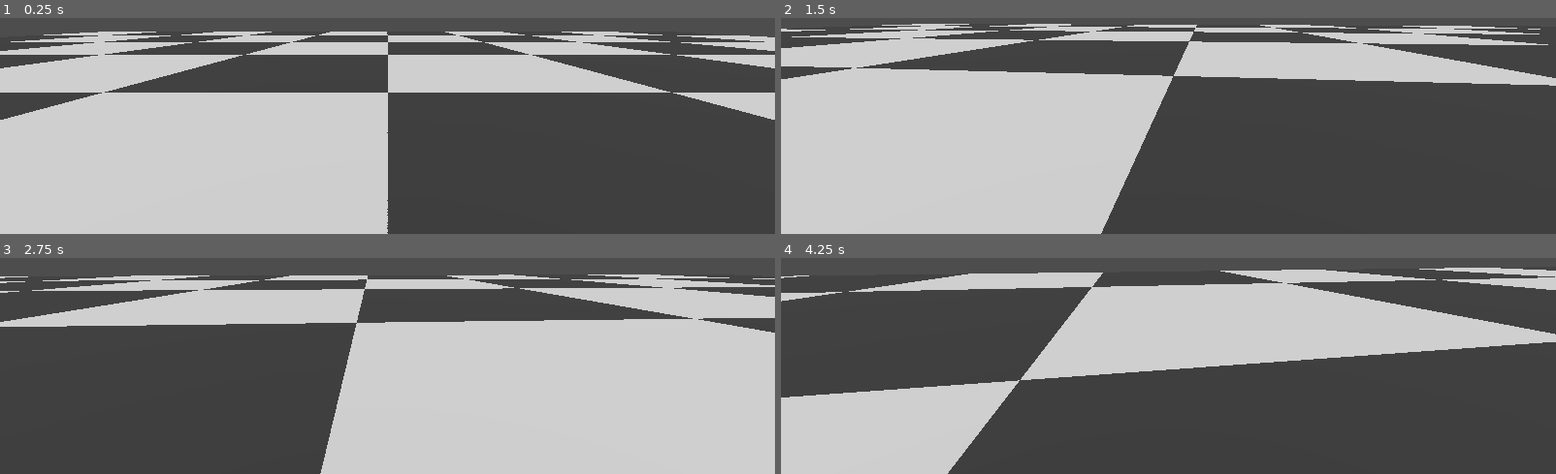
Above: before the commit, frames 1-4 (two rows, left to right).
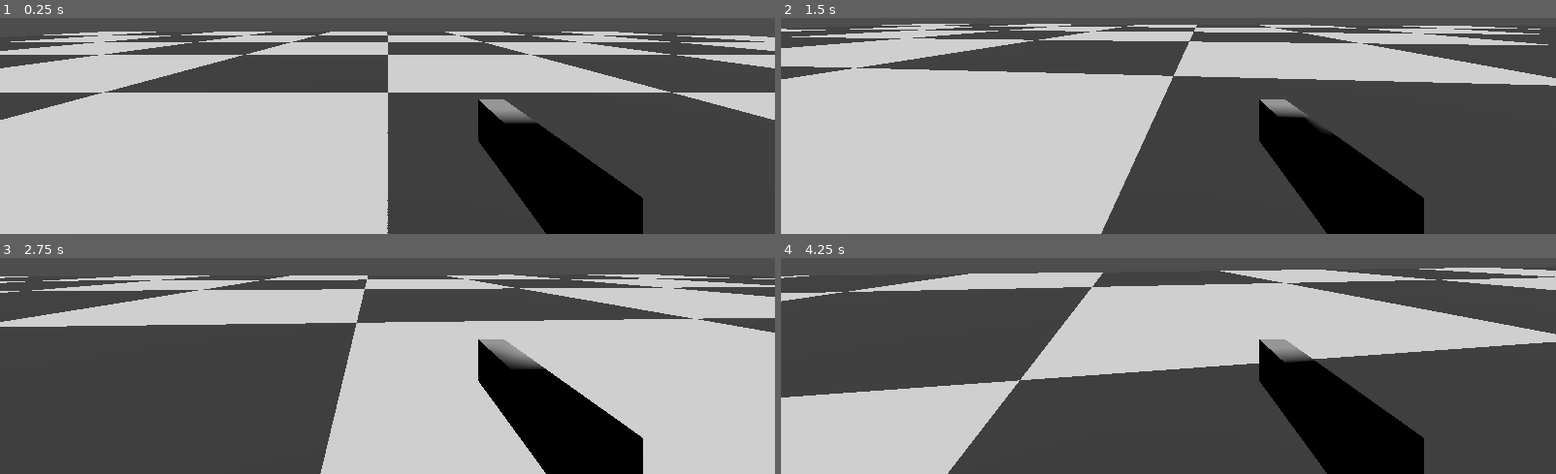
Above: after the commit, the same moments.

Repository: sysma1997/godot-shooter-3d
Game: Godot game, scene res://testing.tscn
Two runs of this game, one before a commit and one after it. Both use one fixed random seed, a clock stepped at 60 frames per second and the inputs below.
Inputs (mouse positions are in pixels of both pictures, inside the frame that each line leads up to):
- Up to frame 1 (0.25 s): no input
- Up to frame 2 (1.5 s): tap Enter (ui_accept) at 0.5, 0.77 s; move the mouse to (outside the picture) at 0.52 s; press the mouse at (outside the picture) at 0.53 s; hold W (move_forward) from 0.53 s (still down); move the mouse to (1129, 18) at 1.27 s; release the mouse at (1129, 18) at 1.28 s; tap Shift (sprint) at 1.35 s
- Up to frame 3 (2.75 s): keep holding W (move_forward); tap Enter (ui_accept) at 1.52 s; click (348, 258) at 1.55 s; move the mouse to (outside the picture) at 2.02 s; press the mouse at (outside the picture) at 2.03 s
- Up to frame 4 (4.25 s): keep holding W (move_forward); move the mouse to (1160, 264) at 2.77 s; release the mouse at (1160, 264) at 2.78 s; click (1160, 264) at 2.85 s; tap Enter (ui_accept) at 3.02, 3.77 s; move the mouse to (1222, 262) at 3.52 s; hold Shift (sprint) from 3.53 s (still down); click (1222, 262) at 3.8 s; tap R (reload, bound only after the commit) at 4.15 s

The runs differ from the first frame. In frame 1, 7.2% of the frame differs, in the area x 61-83%, y 37-100%; in frame 2, 7.2%; in frame 3, 7.3%; in frame 4, 7.3%.

Commit message:
Added weapon controller

Diff:
--- a/assets/textures/checkboard.tres
+++ /dev/null
@@ -1,3 +0,0 @@
-[gd_resource type="ImageTexture" format=3 uid="uid://o1gkwnmwqx2l"]
-
-[resource]
--- a/entities/player.gd
+++ b/entities/player.gd
@@ -2,6 +2,7 @@
 
 @onready var head: Node3D = $Head
 @onready var camera: Camera3D = $Head/Camera
+@onready var weapon_controller: WeaponController = $Head/WeaponVisual
 
 @export var walk_speed := 5.0
 @export var sprint_speed := 8.0
@@ -28,6 +29,17 @@
 		else:
 			Input.set_mouse_mode(Input.MOUSE_MODE_CAPTURED)
 
+	if event.is_action_pressed("fire"):
+		if not weapon_controller.current_weapon.is_automatic:
+			weapon_controller.fire()
+	if event.is_action_pressed("reload"):
+		weapon_controller.reload()
+
+func _process(delta: float) -> void:
+	if weapon_controller and weapon_controller.current_weapon:
+		if weapon_controller.current_weapon.is_automatic:
+			if Input.is_action_pressed("fire"):
+				weapon_controller.fire()
 func _physics_process(delta: float) -> void:
 	if not is_on_floor():
 		velocity.y -= gravity * delta
--- a/entities/player.tscn
+++ b/entities/player.tscn
@@ -1,6 +1,8 @@
 [gd_scene format=3 uid="uid://bxka2j5t4ku06"]
 
-[ext_resource type="Script" uid="uid://bekxo4licsmlm" path="res://entities/player.gd" id="1_merdl"]
+[ext_resource type="Script" uid="uid://bkidy6c1n1wcr" path="res://entities/player.gd" id="1_merdl"]
+[ext_resource type="PackedScene" uid="uid://dlh2fr4nbpycr" path="res://weapons/weapon_visual.tscn" id="2_e4p34"]
+[ext_resource type="Resource" uid="uid://svxp71sgi6j" path="res://weapons/data/pistol_data.tres" id="3_rfe5m"]
 
 [sub_resource type="CapsuleShape3D" id="CapsuleShape3D_merdl"]
 
@@ -19,6 +21,10 @@
 
 [node name="Camera" type="Camera3D" parent="Head" unique_id=1721300751]
 
+[node name="WeaponVisual" parent="Head" unique_id=1289547587 instance=ExtResource("2_e4p34")]
+transform = Transform3D(1, 0, 0, 0, 1, 0, 0, 0, 1, 0.2, -0.2, -0.4)
+current_weapon = ExtResource("3_rfe5m")
+
 [node name="FootRay" type="RayCast3D" parent="." unique_id=248643834]
 
 [node name="Components" type="Node3D" parent="." unique_id=1348958615]
--- a/project.godot
+++ b/project.godot
@@ -46,6 +46,16 @@
 "events": [Object(InputEventKey,"resource_local_to_scene":false,"resource_name":"","device":-1,"window_id":0,"alt_press …(195 unchanged characters)…
 ]
 }
+fire={
+"deadzone": 0.2,
+"events": [Object(InputEventMouseButton,"resource_local_to_scene":false,"resource_name":"","device":-1,"window_id":0,"alt_pressed":false,"shift_pressed":false,"ctrl_pressed":false,"meta_pressed":false,"button_mask":1,"position":Vector2(198, 14),"global_position":Vector2(207, 62),"factor":1.0,"button_index":1,"canceled":false,"pressed":true,"double_click":false,"script":null)
+]
+}
+reload={
+"deadzone": 0.2,
+"events": [Object(InputEventKey,"resource_local_to_scene":false,"resource_name":"","device":-1,"window_id":0,"alt_pressed":false,"shift_pressed":false,"ctrl_pressed":false,"meta_pressed":false,"pressed":false,"keycode":0,"physical_keycode":82,"key_label":0,"unicode":114,"location":0,"echo":false,"script":null)
+]
+}
 
 [physics]
 
--- a/shared/checkerboard_floor.tres
+++ /dev/null
@@ -1,5 +0,0 @@
-[gd_resource type="StandardMaterial3D" format=3 uid="uid://c5toh1814enie"]
-
-[resource]
-roughness = 0.8
-uv1_scale = Vector3(10, 10, 10)
--- a/shared/checkerboard_texture.gd
+++ /dev/null
@@ -1,27 +0,0 @@
-# Crea una textura de ajedrez y la guarda como recurso .tres
-@tool
-extends EditorScript
-
-func _run() -> void:
-	var size := 512  # resolución de la textura
-	var squares := 8  # número de cuadros por lado
-	var square_size := size / squares
-
-	var image := Image.create(size, size, false, Image.FORMAT_RGB8)
-
-	for x in range(size):
-		for y in range(size):
-			var square_x := int(x / square_size)
-			var square_y := int(y / square_size)
-			var is_white := (square_x + square_y) % 2 == 0
-
-			# Colores: gris claro y gris oscuro (no blanco puro)
-			var color := Color(0.8, 0.8, 0.8) if is_white else Color(0.2, 0.2, 0.2)
-			image.set_pixel(x, y, color)
-
-	var texture := ImageTexture.create_from_image(image)
-
-	# Guardar la textura
-	var save_path := "res://assets/textures/checkerboard.tres"
-	ResourceSaver.save(texture, save_path)
-	print("Textura guardada en: ", save_path)
--- /dev/null
+++ b/weapons/data/pistol_data.tres
@@ -0,0 +1,17 @@
+[gd_resource type="Resource" script_class="WeaponData" format=3 uid="uid://svxp71sgi6j"]
+
+[ext_resource type="Script" uid="uid://cdh6nga6005wc" path="res://weapons/weapon_data.gd" id="1_23qtt"]
+
+[resource]
+script = ExtResource("1_23qtt")
+name = "Pistol"
+fire_rate = 0.5
+damage = 25.0
+max_range = 50.0
+magazine_size = 12
+total_ammo = 60
+reload_time = 1.2
+spread_angle = 0.3
+recoil_vertical = 0.15
+recoil_horizontal = 0.08
+metadata/_custom_type_script = "uid://cdh6nga6005wc"
--- /dev/null
+++ b/weapons/data/rifle_data.tres
@@ -0,0 +1,14 @@
+[gd_resource type="Resource" script_class="WeaponData" format=3 uid="uid://bopt4640lffgm"]
+
+[ext_resource type="Script" uid="uid://cdh6nga6005wc" path="res://weapons/weapon_data.gd" id="1_mn5xv"]
+
+[resource]
+script = ExtResource("1_mn5xv")
+name = "Assault Rifle"
+is_automatic = true
+damage = 15.0
+reload_time = 2.0
+spread_angle = 0.8
+recoil_vertical = 0.3
+recoil_horizontal = 0.15
+metadata/_custom_type_script = "uid://cdh6nga6005wc"
--- /dev/null
+++ b/weapons/weapon_controller.gd
@@ -0,0 +1,123 @@
+class_name WeaponController extends Node3D
+# Señales
+signal weapon_fired(weapon_data: WeaponData)
+signal ammo_changed(magazine: int, total: int)
+signal reload_started(reload_time: float)
+signal reload_finished()
+# Referencia al arma actual
+@export var current_weapon: WeaponData
+@onready var muzzle: Marker3D = $Muzzle
+@onready var muzzle_flash: GPUParticles3D = $MuzzleFlash
+@onready var anim_player: AnimationPlayer = $AnimationPlayer
+
+# Estados internos
+var current_magazine_ammo: int
+var current_total_ammo: int
+var can_fire: bool = true
+var is_reloading: bool = false
+var fire_timer: float = 0.0
+
+func _ready() -> void:
+	if current_weapon:
+		initialize_weapon(current_weapon)
+
+func _process(delta: float) -> void:
+	if fire_timer > 0:
+		fire_timer -= delta
+
+func initialize_weapon(weapon: WeaponData) -> void:
+	current_weapon = weapon
+	current_magazine_ammo = weapon.magazine_size
+	current_total_ammo = weapon.total_ammo
+	can_fire = true
+	is_reloading = false
+	ammo_changed.emit(current_magazine_ammo, current_total_ammo)
+
+func fire() -> void:
+	# Verificaciones
+	if not can_fire: return
+	if is_reloading: return
+	if fire_timer > 0: return
+	if current_magazine_ammo <= 0:
+		reload()
+		return
+
+	current_magazine_ammo -= 1
+	fire_timer = current_weapon.fire_rate
+	ammo_changed.emit(current_magazine_ammo, current_total_ammo)
+	# Efectos visuales
+	_show_muzzle_flash()
+	# Realizar el disparo
+	_perform_raycast()
+	# Recoil visual
+	_apply_recoil()
+
+	# Señal de disparo
+	weapon_fired.emit(current_weapon)
+
+	# Auto-recarga si esta vacio
+	if current_magazine_ammo <= 0 and current_total_ammo > 0:
+		reload()
+
+func _perform_raycast() -> void:
+	var space_state = get_world_3d().direct_space_state
+	var camera = get_viewport().get_camera_3d()
+	# Calcular direccion con dispersion
+	var direction = -camera.global_transform.basis.z # Hacia adelante
+	var spread = deg_to_rad(current_weapon.spread_angle)
+	direction = direction.rotated(Vector3.RIGHT, randf_range(-spread, spread))
+	direction = direction.rotated(Vector3.UP, randf_range(-spread, spread))
+	# Configuracion del RayCast
+	var query = PhysicsRayQueryParameters3D.create(
+		camera.global_position,
+		camera.global_position + direction * current_weapon.max_range
+	)
+	var result = space_state.intersect_ray(query)
+
+	if result:
+		# Impacto algo
+		var hit_point = result.position
+		var hit_normal = result.normal
+		var hit_object = result.collider
+		print("Impacto en: ", hit_object.name, " a ", hit_point)
+		# Efecto impacto
+		# _spawn_impact_effect(hit_point, hit_normal)
+func reload() -> void:
+	if is_reloading: return
+	if current_magazine_ammo >= current_weapon.magazine_size: return
+	if current_total_ammo <= 0: return
+
+	is_reloading = true
+	can_fire = false
+	reload_started.emit(current_weapon.reload_time)
+	# Simular tiempo de carga
+	await get_tree().create_timer(current_weapon.reload_time).timeout
+	# Calcular cuantas balas necesitamos
+	var needed = current_weapon.magazine_size - current_magazine_ammo
+	var to_reload = min(needed, current_total_ammo)
+
+	current_magazine_ammo += to_reload
+	current_total_ammo -= to_reload
+
+	is_reloading = false
+	can_fire = true
+	ammo_changed.emit(current_magazine_ammo, current_total_ammo)
+	reload_finished.emit()
+
+func _show_muzzle_flash() -> void:
+	if muzzle_flash:
+		muzzle_flash.restart()
+		muzzle_flash.emitting = true
+		await get_tree().create_timer(0.05).timeout
+		muzzle_flash.emitting = false
+func _apply_recoil() -> void:
+	# Rotacion ligera hacia arriba
+	var recoil_rot = Vector3(
+		-current_weapon.recoil_vertical * 0.01,
+		randf_range(-current_weapon.recoil_horizontal, current_weapon.recoil_horizontal) * 0.01,
+		0
+	)
+	rotation += recoil_rot
+
+	var tween = create_tween()
+	tween.tween_property(self, "rotation", Vector3.ZERO, 0.1)
--- /dev/null
+++ b/weapons/weapon_data.gd
@@ -0,0 +1,21 @@
+class_name WeaponData extends Resource
+# Identidad
+@export var name: String = "Unnamed Weapon"
+@export var icon: Texture2D
+# Disparo
+@export var fire_rate: float = 0.1          # Tiempo de disparos (segundos)
+@export var is_automatic: bool = false      # Disparo continuo al mantener el click
+@export var damage: float = 10.0            # Daño de cada disparo
+@export var max_range: float = 100.0        # Alcance maximo en metros
+# Municion
+@export var magazine_size: int = 30         # Balas por cargador
+@export var total_ammo: int = 120           # Municion total Disponible
+@export var reload_time: float = 1.5        # Tiempo de recarga (segundos)
+# Disparo / Recoil
+@export var spread_angle: float = 0.5       # Angulo de dispersion en grados
+@export var recoil_vertical: float = 0.2    # Cuanto sube el arma al disparar
+@export var recoil_horizontal: float = 0.1  # Cuanto se mueve lateral
+# Visual y sonido
+@export var muzzle_flash_scene: PackedScene
+@export var fire_sound: AudioStream
+@export var impact_effect: PackedScene
--- /dev/null
+++ b/weapons/weapon_visual.tscn
@@ -0,0 +1,21 @@
+[gd_scene format=3 uid="uid://dlh2fr4nbpycr"]
+
+[ext_resource type="Script" uid="uid://bvc1hgfy34uy1" path="res://weapons/weapon_controller.gd" id="1_ba0n3"]
+
+[sub_resource type="BoxMesh" id="BoxMesh_ti3de"]
+size = Vector3(0.05, 0.08, 0.3)
+
+[node name="WeaponVisual" type="Node3D" unique_id=1289547587]
+script = ExtResource("1_ba0n3")
+
+[node name="Mesh" type="MeshInstance3D" parent="." unique_id=1456276284]
+mesh = SubResource("BoxMesh_ti3de")
+
+[node name="Muzzle" type="Marker3D" parent="." unique_id=450867131]
+transform = Transform3D(1, 0, 0, 0, 1, 0, 0, 0, 1, 0, 0, -0.3)
+
+[node name="MuzzleFlash" type="GPUParticles3D" parent="." unique_id=961056495]
+transform = Transform3D(1, 0, 0, 0, 1, 0, 0, 0, 1, 0, 0, -0.3)
+emitting = false
+
+[node name="AnimationPlayer" type="AnimationPlayer" parent="." unique_id=2070643402]
